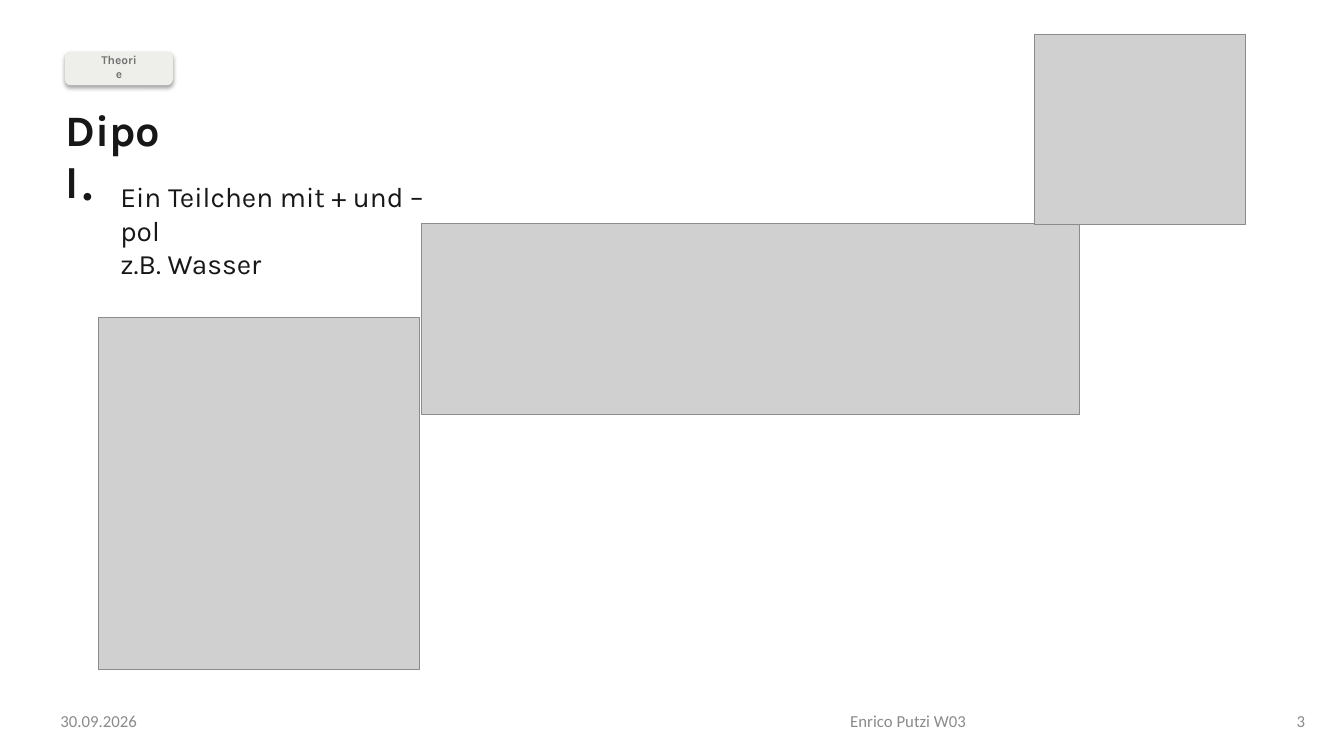
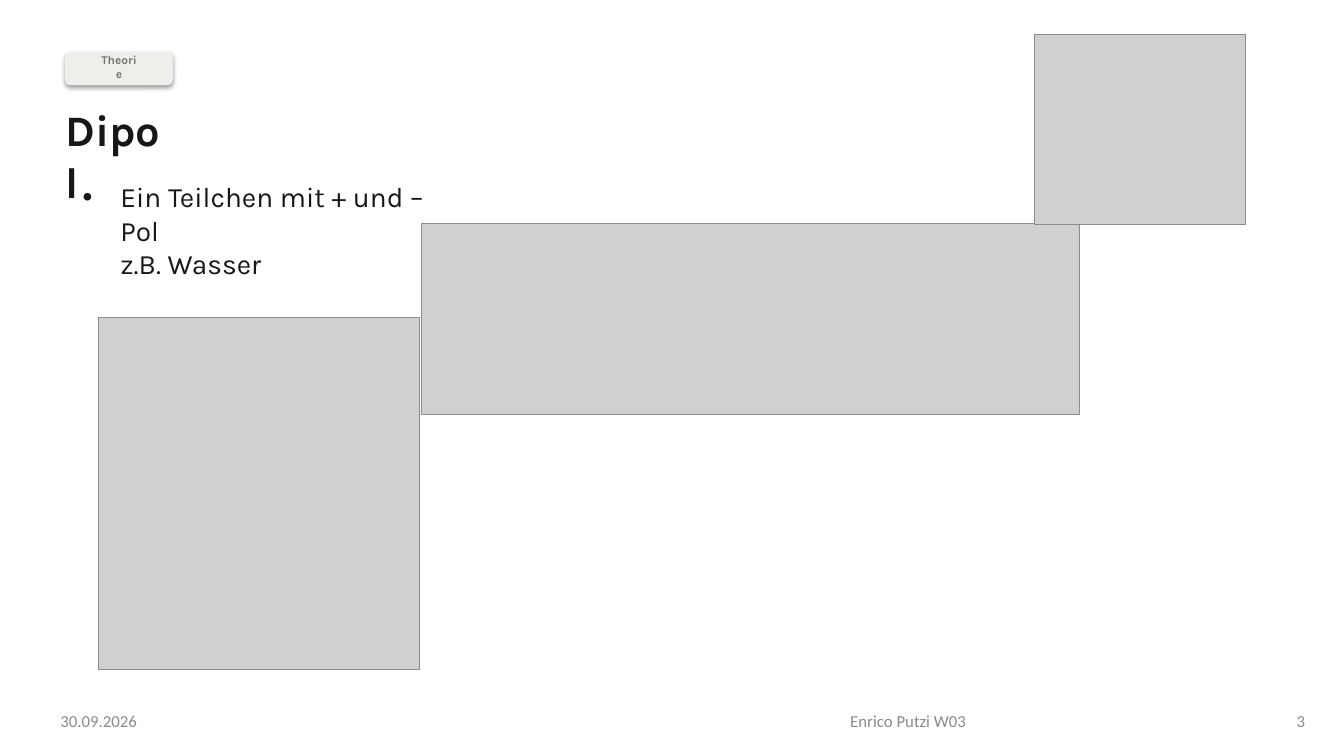
Before and after one commit to eputzi/eputzi.github.io, a slide deck: slide 3 of courses/nus1/files/slides/W03.pptx. Drawn at 1344x756 pixels with LibreOffice and Linux fonts; fonts in the diff are those of the drawing; grey boxes stand for pictures. Boxes give left, top, right and bottom in pixels: in the first picture for what was removed or moved away, otherwise in the second. Text is boxed around its words. In the diff, an @@ line names an element or a change of style, - is before the commit and + after.

```diff
--- a/courses/nus1/files/slides/W03.pptx
+++ b/courses/nus1/files/slides/W03.pptx
@@ text at (120,187,403,275): text changed @@
-• Ein Teilchen mit + und – pol
-  z.B. Wasser
+• Ein Teilchen mit + und – Pol
+  z.B. Wasser
```
Also in this commit, not shown: 5 other slides changed, 2 other files.
